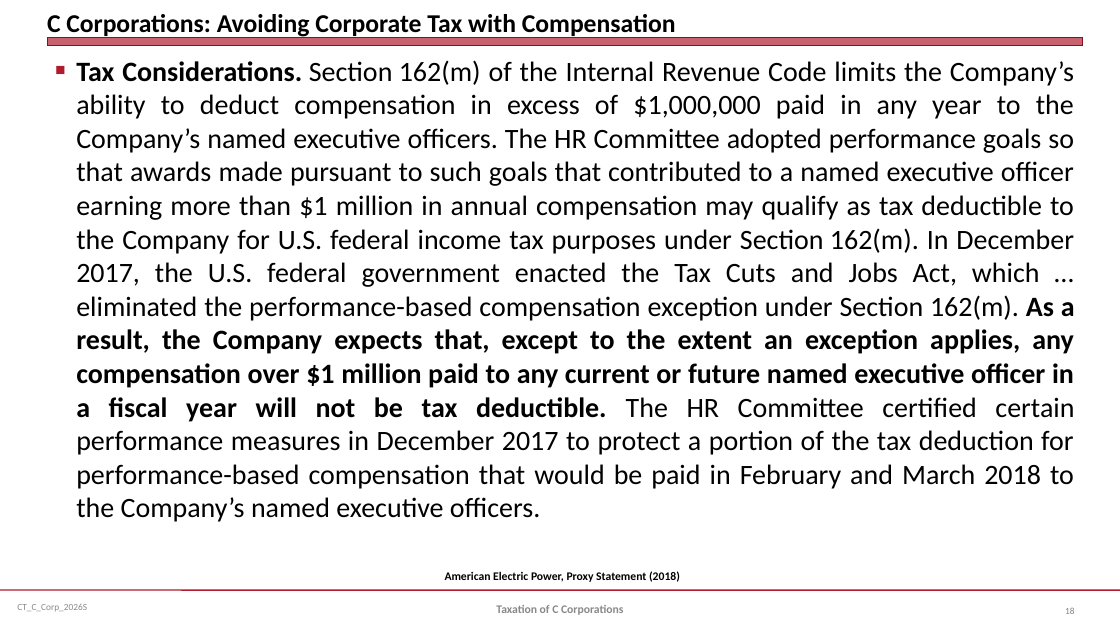
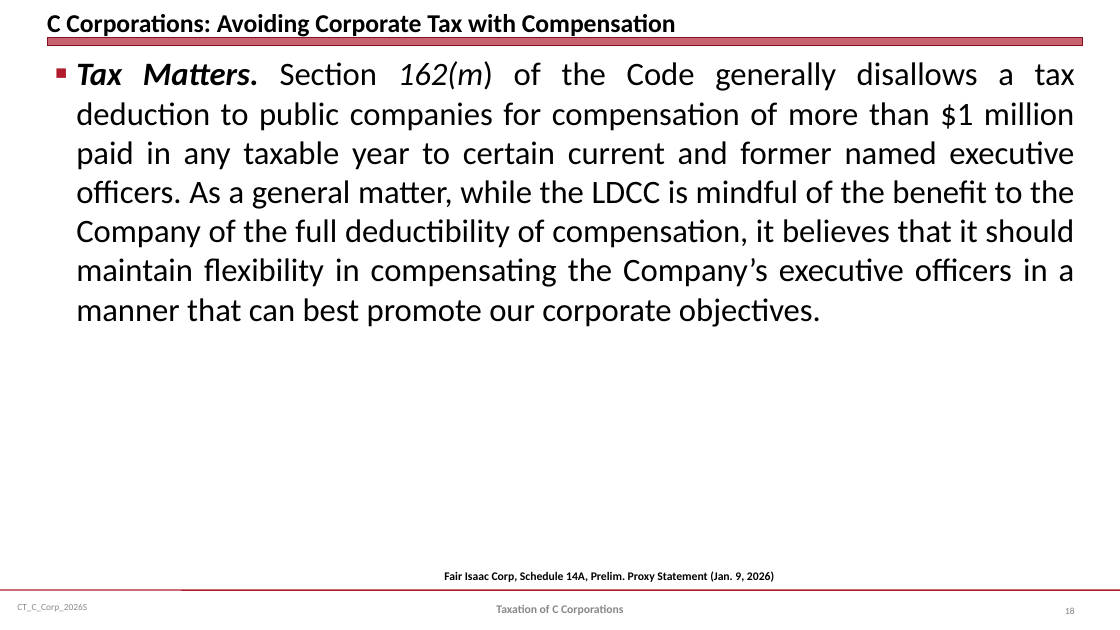
Before and after one commit to jmc877/Corporate-Tax, a slide deck: slide 18 of slides/CT_C_Corp_2026S.pptx. Drawn at 1120x630 pixels with LibreOffice and Linux fonts; fonts in the diff are those of the drawing. Boxes give left, top, right and bottom in pixels: in the first picture for what was removed or moved away, otherwise in the second. Text is boxed around its words. In the diff, an @@ line names an element or a change of style, - is before the commit and + after.

```diff
--- a/slides/CT_C_Corp_2026S.pptx
+++ b/slides/CT_C_Corp_2026S.pptx
@@ text at (76,61,1075,327): text changed; size 24 to 28 pt @@
-■ Tax Considerations. Section 162(m) of the Internal Revenue Code limits the Company’s ability to deduct compensation in excess of $1,000,000 paid in any year to the Company’s named executive officers. The HR Committee adopted performance goals so that awards made pursuant to such goals that contributed to a named executive officer earning more than $1 million in annual compensation may qualify as tax deductible to the Company for U.S. federal income tax purposes under Section 162(m). In December 2017, the U.S. federal government enacted the Tax Cuts and Jobs Act, which …eliminated the performance-based compensation exception under Section 162(m). As a result, the Company expects that, except to the extent an exception applies, any compensation over $1 million paid to any current or future named executive officer in a fiscal year will not be tax deductible. The HR Committee certified certain performance measures in December 2017 to protect a portion of the tax deduction for performance-based compensation that would be paid in February and March 2018 to the Company’s named executive officers.
+■ Tax Matters. Section 162(m) of the Code generally disallows a tax deduction to public companies for compensation of more than $1 million paid in any taxable year to certain current and former named executive officers. As a general matter, while the LDCC is mindful of the benefit to the Company of the full deductibility of compensation, it believes that it should maintain flexibility in compensating the Company’s executive officers in a manner that can best promote our corporate objectives.
@@ text at (444,571,774,582): text changed @@
-American Electric Power, Proxy Statement (2018)
+Fair Isaac Corp, Schedule 14A, Prelim. Proxy Statement (Jan. 9, 2026)
```
Also in this commit, not shown: 18 other slides changed, 1 slide added, 1 slide removed, 2 other files.
